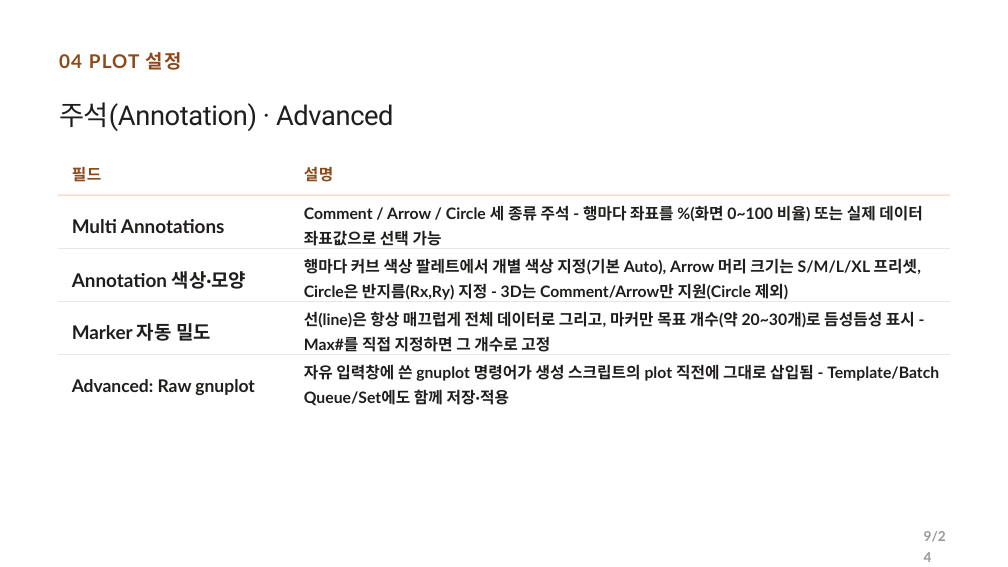
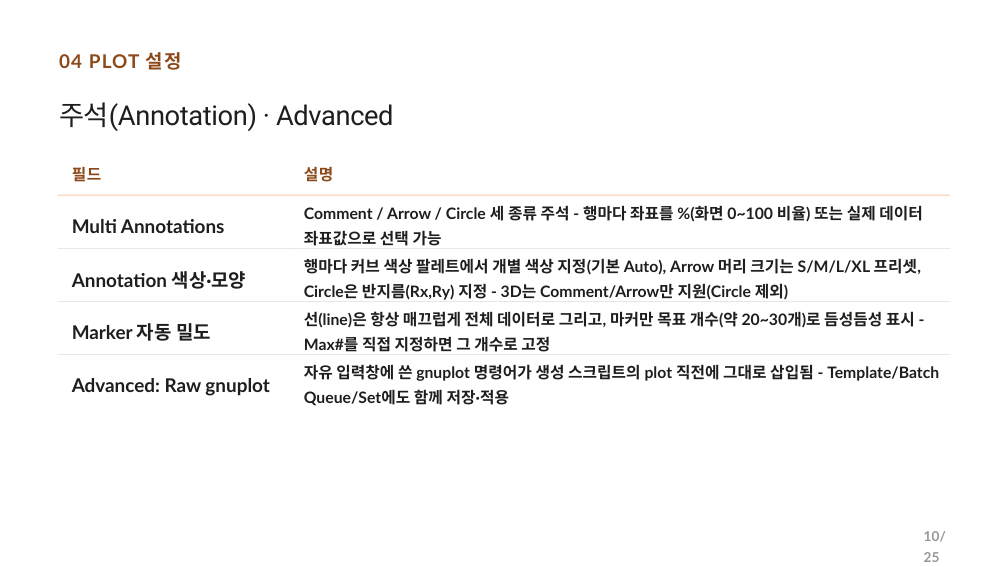
Before and after one commit to CWKIM113/CathPlot_Pub, a slide deck: slide 10 of CathPlot_발표.pptx (slide 9 before the commit). Drawn at 1008x567 pixels with LibreOffice and Linux fonts; fonts in the diff are those of the drawing. Boxes give left, top, right and bottom in pixels: in the first picture for what was removed or moved away, otherwise in the second. Text is boxed around its words. In the diff, an @@ line names an element or a change of style, - is before the commit and + after.

```diff
--- a/CathPlot_발표.pptx
+++ b/CathPlot_발표.pptx
@@ text "Advanced: Raw gnuplot" at (x1=72, y1=378, x2=269, y2=396): size 25 to 27 pt @@
@@ text at (x1=924, y1=531, x2=946, y2=562): text changed @@
-9/24
+10/25
```
Also in this commit, not shown: 23 other slides changed, 1 slide added, 2 other files.
